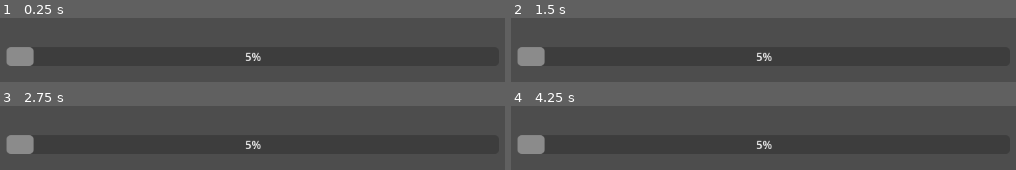
Above: before the commit, frames 1-4 (two rows, left to right).
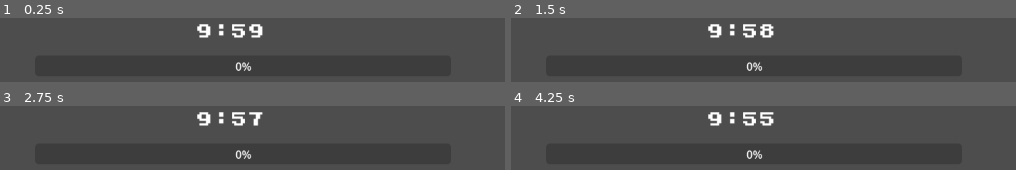
Above: after the commit, the same moments.

Repository: phan-andrew/demo3
Game: Godot game, scene res://progress_bar.tscn
Two runs of this game, one before a commit and one after it. Both use one fixed random seed, a clock stepped at 60 frames per second and the inputs below. This scene is started directly instead of the project's main scene.
Inputs:
- Up to frame 1 (0.25 s): no input
- Up to frame 2 (1.5 s): tap Enter at 0.5 s; hold Space (move_right) 0.53-1.28 s
- Up to frame 3 (2.75 s): tap Space (move_right) at 2 s; hold Space (move_right) from 2.03 s (still down)
- Up to frame 4 (4.25 s): tap Enter at 2.75 s; release Space (move_right) at 3.53 s

The runs differ from the first frame. In frame 1, 3.6% of the frame differs, in the area x 1-53%, y 9-83%; in frame 2, 3.6%; in frame 3, 3.4%; in frame 4, 3.6%.

Commit message:
timer

Diff:
--- /dev/null
+++ b/Timer_Label.gd
@@ -0,0 +1,14 @@
+extends Label
+
+var initialTime = 600
+# Called when the node enters the scene tree for the first time.
+func _ready():
+	pass # Replace with function body.
+
+
+# Called every frame. 'delta' is the elapsed time since the previous frame.
+func _process(delta):
+	initialTime -= delta
+	var minutes = int(initialTime) / 60
+	var seconds = int(initialTime) % 60
+	text = str(minutes) + ":" + str(seconds)
--- a/dropdown.tscn
+++ b/dropdown.tscn
@@ -3,5 +3,27 @@
 [node name="Node2D" type="Node2D"]
 
 [node name="OptionButton" type="OptionButton" parent="."]
-offset_right = 45.0
-offset_bottom = 20.0
+offset_left = 802.0
+offset_top = 487.0
+offset_right = 1002.0
+offset_bottom = 518.0
+item_count = 3
+popup/item_0/text = "Sigma"
+popup/item_0/id = 0
+popup/item_1/text = "Skibidi"
+popup/item_1/id = 1
+popup/item_2/text = "Rizz"
+popup/item_2/id = 2
+
+[node name="OptionButton2" type="OptionButton" parent="."]
+offset_left = 802.0
+offset_top = 487.0
+offset_right = 1002.0
+offset_bottom = 518.0
+item_count = 3
+popup/item_0/text = "Sigma"
+popup/item_0/id = 0
+popup/item_1/text = "Skibidi"
+popup/item_1/id = 1
+popup/item_2/text = "Rizz"
+popup/item_2/id = 2
--- a/progress_bar.tscn
+++ b/progress_bar.tscn
@@ -1,8 +1,22 @@
-[gd_scene format=3 uid="uid://7h1n1u8c4dbv"]
+[gd_scene load_steps=3 format=3 uid="uid://7h1n1u8c4dbv"]
 
-[node name="Node2D" type="ProgressBar"]
-offset_left = 230.0
-offset_top = 84.0
-offset_right = 940.0
-offset_bottom = 111.0
-value = 5.0
+[ext_resource type="Theme" uid="uid://b2ufqqc6nun3o" path="res://mid_font_theme.tres" id="1_5aol8"]
+[ext_resource type="Script" path="res://Timer_Label.gd" id="2_7u13f"]
+
+[node name="Node2D" type="Node"]
+
+[node name="ProgressBar" type="ProgressBar" parent="."]
+offset_left = 271.0
+offset_top = 96.0
+offset_right = 871.0
+offset_bottom = 126.0
+
+[node name="Timer_Label" type="Label" parent="."]
+offset_left = 502.0
+offset_top = 48.0
+offset_right = 627.0
+offset_bottom = 74.0
+theme = ExtResource("1_5aol8")
+text = "10:00
+"
+script = ExtResource("2_7u13f")
